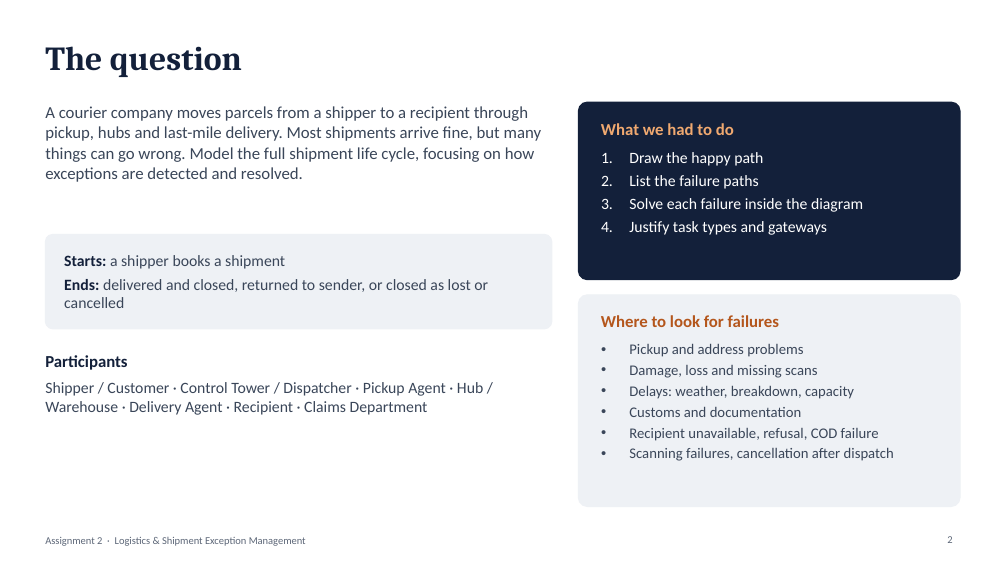
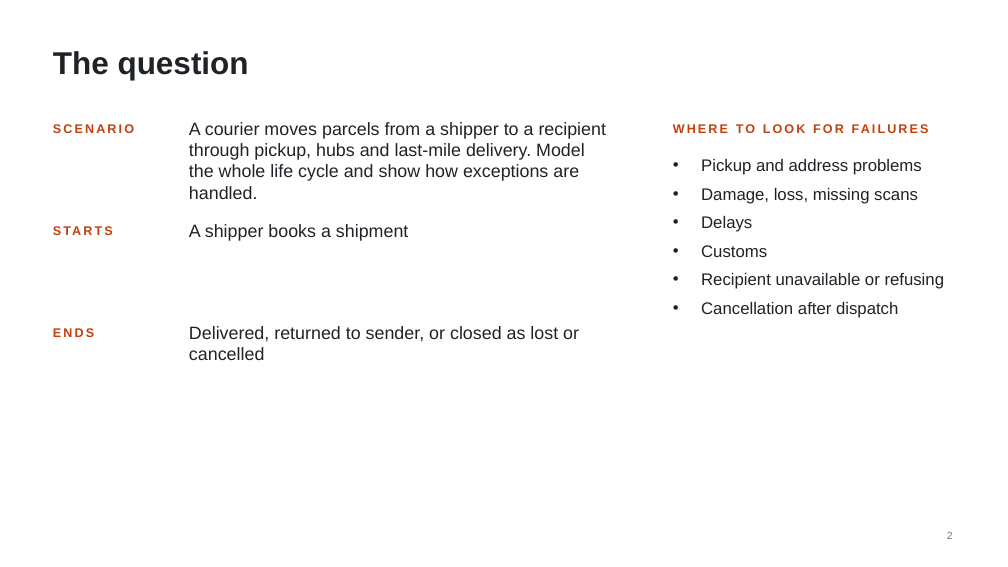
Before and after one commit to NoThisIsVIN/WFA_Assignment, a slide deck: slide 2 of Assignment2_Logistics/Logistics_Presentation.pptx. Drawn at 1008x567 pixels with LibreOffice and Linux fonts; fonts in the diff are those of the drawing. Boxes give left, top, right and bottom in pixels: in the first picture for what was removed or moved away, otherwise in the second. Text is boxed around its words. In the diff, an @@ line names an element or a change of style, - is before the commit and + after.

```diff
--- a/Assignment2_Logistics/Logistics_Presentation.pptx
+++ b/Assignment2_Logistics/Logistics_Presentation.pptx
@@ title "The question": place and size @@
-title "The question" at (45,46,242,77)
+title "The question" at (53,51,249,80)
@@ title "The question" at (53,51,249,80): size 32 to 30 pt, font Cambria to Arial, text colour #13203A to #1F2328 @@
@@ rounded rectangle removed at (578,102,960,280) @@
@@ text added at (53,124,134,133), 12 pt, text #C2410C, bold @@
+SCENARIO
@@ text at (189,122,607,199): text changed; size 16 to 17 pt; font Calibri to Arial; text colour #3A4659 to #1F2328 @@
-A courier company moves parcels from a shipper to a recipient through pickup, hubs and last-mile delivery. Most shipments arrive fine, but many things can go wrong. Model the full shipment life cycle, focusing on how exceptions are detected and resolved.
+A courier moves parcels from a shipper to a recipient through pickup, hubs and last-mile delivery. Model the whole life cycle and show how exceptions are handled.
@@ text removed at (601,123,734,135) @@
-What we had to do
@@ text "WHERE TO LOOK FOR FAILURES" at (673,121,960,147): vertical alignment middle to top @@
@@ text removed at (629,152,863,235) @@
-1. Draw the happy path
-2. List the failure paths
-3. Solve each failure inside the diagram
-4. Justify task types and gateways
@@ text "Pickup and address problems": place and size @@
-text "Pickup and address problems" at (629,344,894,461)
+text "Pickup and address problems" at (701,159,945,318)
@@ text at (701,159,922,175): size 14 to 16 pt, font Calibri to Arial, text colour #3A4659 to #1F2328 in "Pickup and address problems"; more space between paragraphs @@
@@ text at (701,188,945,318): text changed; size 14 to 16 pt; font Calibri to Arial; text colour #3A4659 to #1F2328 @@
-• Damage, loss and missing scans
-• Delays: weather, breakdown, capacity
-• Customs and documentation
-• Recipient unavailable, refusal, COD failure
-• Scanning failures, cancellation after dispatch
+• Damage, loss, missing scans
+• Delays
+• Customs
+• Recipient unavailable or refusing
+• Cancellation after dispatch
@@ rounded rectangle removed at (45,234,552,329) @@
@@ text added at (53,223,189,250), 12 pt, text #C2410C, bold @@
+STARTS
@@ text added at (189,224,409,241), 17 pt, text #1F2328 @@
+A shipper books a shipment
@@ rounded rectangle removed at (578,295,960,507) @@
@@ text added at (53,328,94,337), 12 pt, text #C2410C, bold @@
+ENDS
@@ text "Delivered, returned to sender, or ..." at (189,326,579,360): vertical alignment middle to top @@
@@ text at (189,326,579,360): text changed; size 15 to 17 pt; font Calibri to Arial; text colour #3A4659 to #1F2328 @@
-Starts: a shipper books a shipment
-Ends: delivered and closed, returned to sender, or closed as lost or cancelled
+Delivered, returned to sender, or closed as lost or cancelled
@@ text at (601,315,779,327): text changed; size 16 to 12 pt; font Calibri to Arial; text colour #B4561C to #C2410C @@
-Where to look for failures
+WHERE TO LOOK FOR FAILURES
@@ text removed at (45,355,127,370) @@
-Participants
@@ text removed at (45,382,483,415) @@
-Shipper / Customer · Control Tower / Dispatcher · Pickup Agent · Hub / Warehouse · Delivery Agent · Recipient · Claims Department
@@ text removed at (45,537,306,546) @@
-Assignment 2 · Logistics & Shipment Exception Management
@@ page number at (947,531,953,539): font Calibri to Arial, text colour #5D6778 to #6E7781 @@
```
Also in this commit, not shown: 7 other slides changed, 1 slide added, 1 slide removed, 2 other files.
